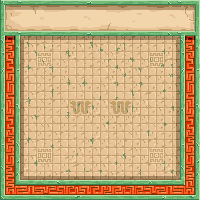
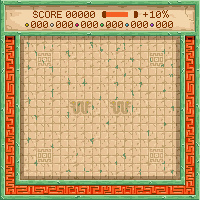
Layered file, before and after one edit (w=200, h=200). Changes by layer:
added layer "ui" above "nuggets" over [25, 10, 173, 28]
